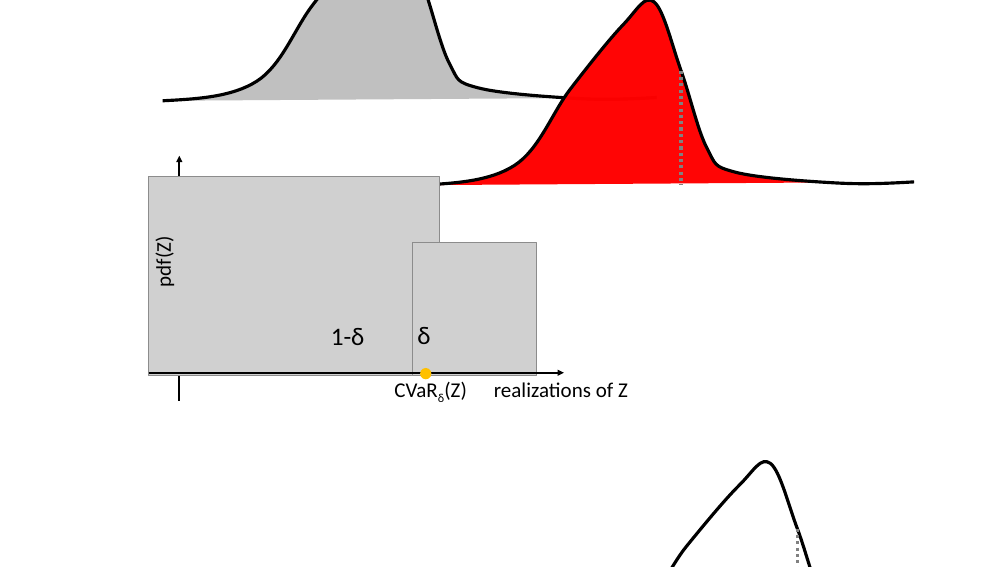
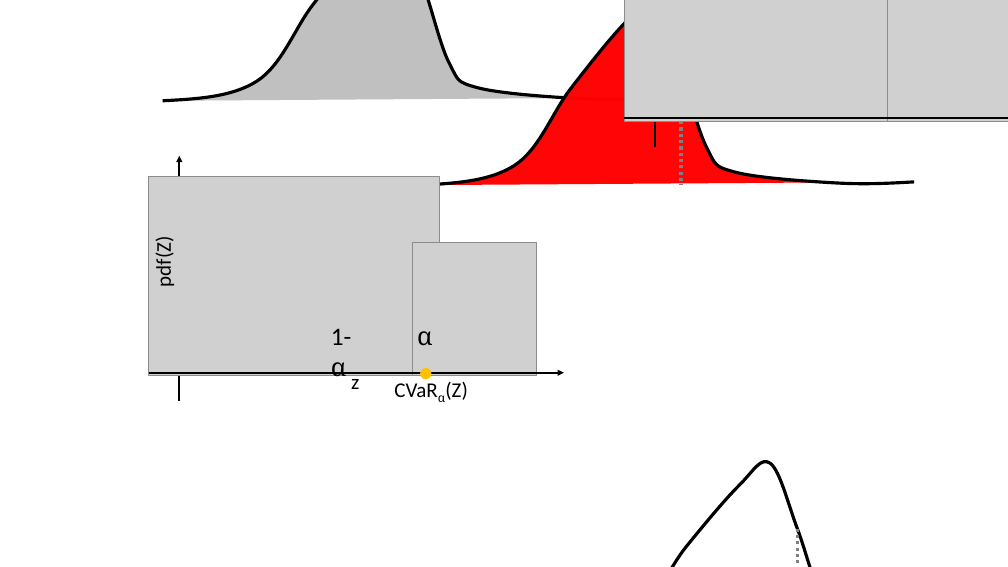
Before and after one commit to chapmanmp/Risk_Sensitive_Reachability_Project, a slide deck: slide 1 of risk-sensitive-finite_Sept25/images/cvar_schematic.pptx. Drawn at 1008x567 pixels with LibreOffice and Linux fonts; fonts in the diff are those of the drawing; grey boxes stand for pictures. Boxes give left, top, right and bottom in pixels: in the first picture for what was removed or moved away, otherwise in the second. Text is boxed around its words. In the diff, an @@ line names an element or a change of style, - is before the commit and + after.

```diff
--- a/risk-sensitive-finite_Sept25/images/cvar_schematic.pptx
+++ b/risk-sensitive-finite_Sept25/images/cvar_schematic.pptx
@@ group added at box(625, 0, 1008, 147): 2 arrows, 2 pictures @@
@@ text at box(331, 328, 351, 382): text changed @@
-1-δ
+1-α
@@ text at box(417, 331, 432, 346): text changed; font Calibri to Cambria @@
-δ
+α
@@ text at box(351, 372, 359, 389): text changed @@
-realizations of Z
+z
@@ text at box(445, 382, 468, 400): text changed @@
-CVaRδ(Z)
+CVaRα(Z)
```
Also in this commit, not shown: 7 other files.
